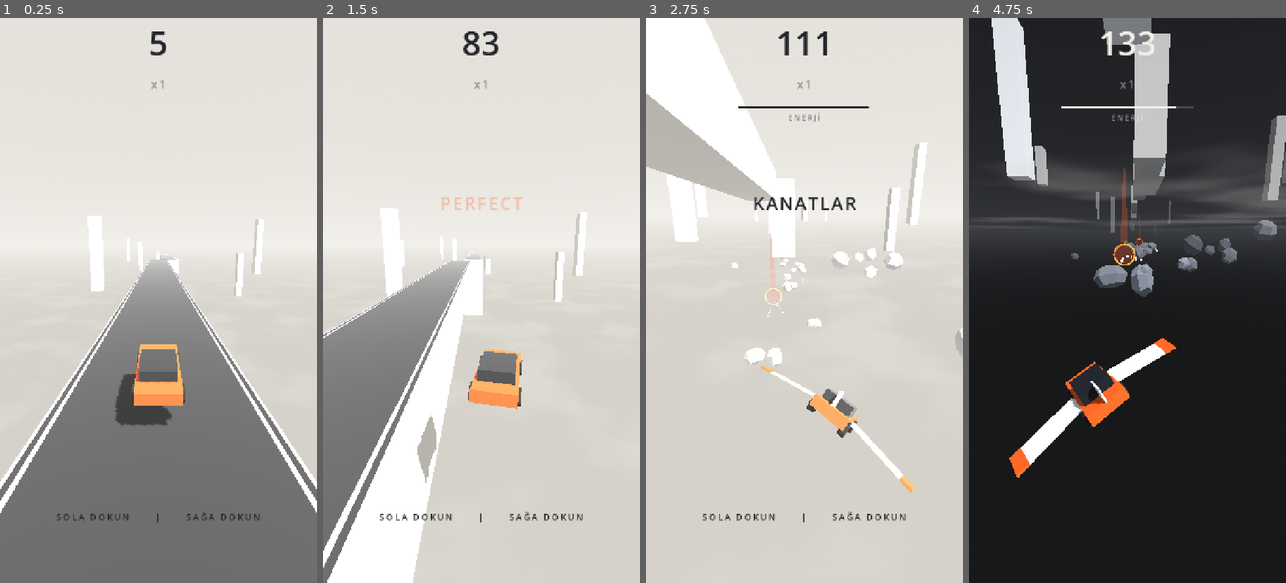
Above: before the commit, frames 1-4 (left to right).
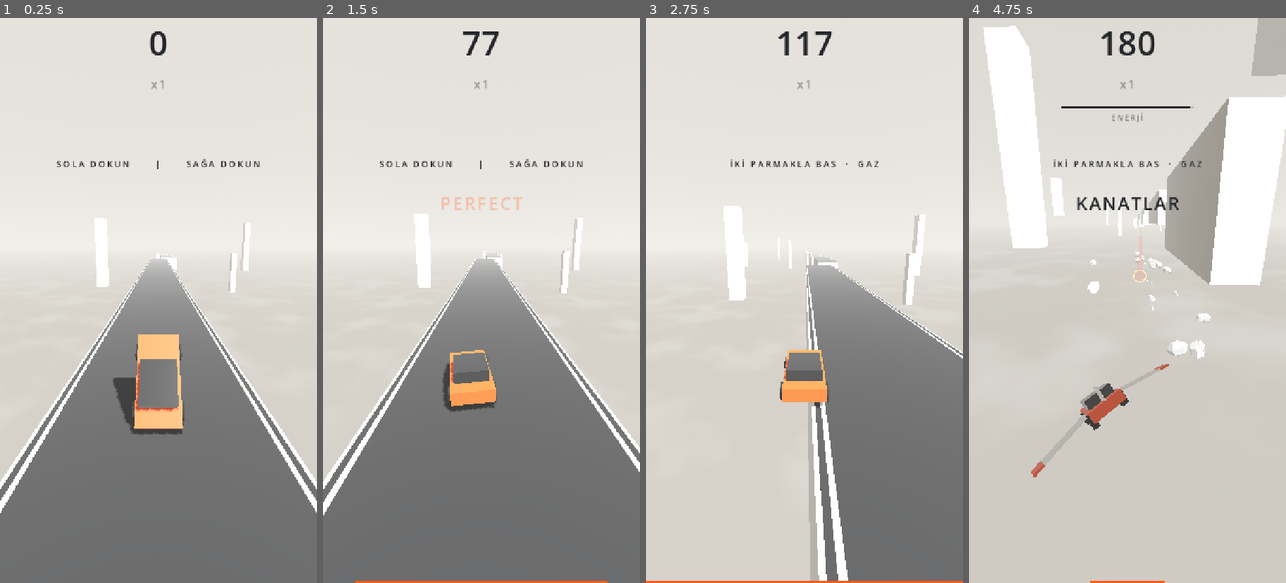
Above: after the commit, the same moments.

Repository: basarbellisan/Runny
Game: Godot game, scene res://scenes/main.tscn
Same seed, same stepped clock (60 frames per second), same inputs: the game is played once before the commit and once after it.
Inputs (mouse positions are in pixels of both pictures, inside the frame that each line leads up to):
- Up to frame 1 (0.25 s): no input
- Up to frame 2 (1.5 s): tap Enter at 0.5 s; move the mouse to (551, 272) at 0.52 s; hold D 0.53-1.25 s; hold Space 0.53-1.25 s; click (551, 272) at 0.67 s; drag from (418, 328) to (465, 413) at 1.27 s
- Up to frame 3 (2.75 s): move the mouse to (836, 176) at 2.02 s; hold D from 2.03 s (still down); hold Space from 2.03 s (still down); click (836, 176) at 2.17 s
- Up to frame 4 (4.75 s): release D at 2.75 s; release Space at 2.75 s; drag from (1111, 413) to (1032, 215) at 2.77 s; move the mouse to (1222, 385) at 3.52 s; hold A 3.53-4.25 s; hold Space 3.53-4.25 s; click (1222, 385) at 3.67 s; drag from (1032, 215) to (1079, 159) at 4.27 s

The runs differ from the first frame. In frame 1, 4.0% of the frame differs, in the area x 17-84%, y 2-90%; in frame 2, 46%; in frame 3, 40%; in frame 4, 100%, in the area x 0-100%, y 0-100%.

Commit message:
Gaz kontrolü ve patlama
- İki parmakla (iki yarıya birden) basınca gaz: ~0.7 sn'de tam güce
  çıkar, hızı %60'a kadar artırır; gaz verirken direksiyon çalışmaz.
  Havada araba kalkıştaki hızıyla uçar.
- Yol üretimi: her boşluk gazsız ulaşılamaz, tam gazla ulaşılır.
- Yolun ön yüzüne ya da kayaya çarpınca araba parçalara ayrılıp patlar
  (turuncu parlama, kamera sarsıntısı, patlama sesi) ve oyun biter.
- Uçarken gaz hızlandırır ama kanat enerjisini 2.5 kat hızlı harcar.
- Portal inişinden sonra gaza basmaya yetecek kadar yol bırakılır;
  uygun iniş yolu bulunamadığında portalın hiç çıkmaması düzeltildi.
- Arayüz: altta gaz çizgisi, ilk oyunlarda gaz ipucu.
- Test pilotu gaz kullanır; --noboost ile kuralın kendisi test edilir.

Co-Authored-By: Claude Opus 5.5 <noreply@anthropic.com>
Claude-Session: https://claude.ai/code/session_016S88RPn945sNcGg6oLe6PH

Diff:
--- a/scripts/audio.gd
+++ b/scripts/audio.gd
@@ -13,7 +13,7 @@
 	"crystal": preload("res://audio/sfx_crystal.wav"),
 	"portal": preload("res://audio/sfx_portal.wav"),
 	"fall": preload("res://audio/sfx_fall.wav"),
-	"crash": preload("res://audio/sfx_crash.wav"),
+	"explosion": preload("res://audio/sfx_explosion.wav"),
 	"energy_low": preload("res://audio/sfx_energy_low.wav"),
 	"game_over": preload("res://audio/sfx_game_over.wav"),
 }
@@ -83,11 +83,11 @@
 	var grounded := car.mode == Car.Mode.DRIVE and car.is_on_floor()
 	# Motor: hızla devir yükselir; havada tekerler boşta döner, devir fırlar
 	var engine_target := 0.0
-	var pitch_target := 0.75 + 0.6 * speed01
+	var pitch_target := 0.75 + 0.6 * speed01 + 0.35 * car.boost_level
 	var wind_target := 0.0
 	match car.mode:
 		Car.Mode.DRIVE:
-			engine_target = 1.0
+			engine_target = 1.0 + 0.4 * car.boost_level
 			if not grounded:
 				pitch_target += 0.22
 			wind_target = 0.2 + 0.3 * speed01
@@ -108,11 +108,13 @@
 		wind_target *= 0.3
 	_engine_level = move_toward(_engine_level, engine_target, delta * 3.0)
 	# Devir yükselişi hızlı, düşüşü daha yavaş: gaz verilmiş gibi
-	var rate := 2.5 if pitch_target > _engine_pitch else 1.2
+	var rate := 3.0 if pitch_target > _engine_pitch else 1.2
 	_engine_pitch = move_toward(_engine_pitch, pitch_target, delta * rate)
 	_road_level = move_toward(_road_level, (0.4 + 0.6 * speed01) if grounded and playing else 0.0, delta * 12.0)
 	_wind_level = move_toward(_wind_level, wind_target, delta * 1.5)
 	_engine.volume_db = engine_volume_db + linear_to_db(maxf(_engine_level, 0.001))
+	# Gazda devir yükselir; sınırı aşmasın
+	_engine_pitch = minf(_engine_pitch, 1.9)
 	_engine.pitch_scale = _engine_pitch
 	_road.volume_db = road_volume_db + linear_to_db(maxf(_road_level, 0.001))
 	_road.pitch_scale = 0.8 + 0.5 * speed01
--- a/scripts/autopilot.gd
+++ b/scripts/autopilot.gd
@@ -1,6 +1,8 @@
 class_name Autopilot
 extends RefCounted
 ## Test için otomatik sürücü.
+## Yolun sonuna yaklaşınca hizalanıp gaza basar. use_boost = false ise hiç
+## gaz vermez (her boşluğun gaz gerektirdiğini test etmek için).
 ## dive_interval > 0 ise, yolda bu kadar saniye gittikten sonra bilerek
 ## yoldan düşer; uçarken kayalardan kaçıp portala yönelir.
 
@@ -8,27 +10,30 @@
 var roads: RoadGenerator
 var lower: LowerLayer
 var dive_interval := 0.0
+var use_boost := true
 var _drive_time := 0.0
 var _diving := false
 var _dive_dir := 1.0
 
 
-func _init(p_car: Car, p_roads: RoadGenerator, p_lower: LowerLayer, p_dive_interval := 0.0) -> void:
+func _init(p_car: Car, p_roads: RoadGenerator, p_lower: LowerLayer, p_dive_interval := 0.0, p_use_boost := true) -> void:
 	car = p_car
 	roads = p_roads
 	lower = p_lower
 	dive_interval = p_dive_interval
+	use_boost = p_use_boost
 
 
-func steer() -> float:
+## x: direksiyon, y: gaz (Car._read_input ile aynı biçim)
+func input() -> Vector2:
 	if car.mode == Car.Mode.FLYING or car.mode == Car.Mode.FALLING:
 		_drive_time = 0.0
 		_diving = false
-		return _fly_steer()
-	return _drive_steer()
+		return Vector2(_fly_steer(), 0.0)
+	return _drive_input()
 
 
-func _drive_steer() -> float:
+func _drive_input() -> Vector2:
 	var pos := car.global_position
 	var current: RoadGenerator.Segment = roads.segment_under(pos) if car.is_on_floor() else null
 
@@ -39,7 +44,7 @@
 				_diving = true
 				_dive_dir = signf(pos.x - current.x) if pos.x != current.x else 1.0
 		if _diving:
-			return _dive_dir
+			return Vector2(_dive_dir, 0.0)
 
 	var target: RoadGenerator.Segment = null
 	for s in roads.main_segments_ahead(pos.z + 2.0):
@@ -49,12 +54,16 @@
 			target = s
 			break
 	if target == null:
-		return 0.0
+		return Vector2.ZERO
 	var aim := target.x
 	if current != null:
 		var lim := current.width * 0.5 - 1.2
 		aim = clampf(aim, current.x - lim, current.x + lim)
-	return _toward(aim - pos.x, 0.25)
+		# Yolun sonuna ~1.2 sn kala hizalıysak gaza bas
+		var time_to_edge := (pos.z - current.z_end) / maxf(car.forward_speed, 1.0)
+		if use_boost and time_to_edge < 1.2 and absf(aim - pos.x) < 1.5:
+			return Vector2(0.0, 1.0)
+	return Vector2(_toward(aim - pos.x, 0.25), 0.0)
 
 
 func _fly_steer() -> float:
--- a/scripts/car.gd
+++ b/scripts/car.gd
@@ -1,6 +1,7 @@
 class_name Car
 extends CharacterBody3D
-## Kendiliğinden ileri giden araba. Oyuncu sadece sağ/sol yapar.
+## Kendiliğinden ileri giden araba. Oyuncu sağ/sol yapar; iki parmakla
+## (iki yarıya birden) basınca gaz verir. Gaz verirken direksiyon çalışmaz.
 ##
 ## Modlar:
 ##  DRIVE   – üst katmanda yolda (yolun sonunda hızıyla havaya fırlar)
@@ -12,8 +13,8 @@
 signal landed(air_time: float)
 ## Yolun sonundan havaya fırladık
 signal jumped
-## Yolun ön yüzüne çarpıp geri sektik
-signal bumped
+## Bir yere çarpıp patladık
+signal exploded
 signal mode_changed(mode: Mode, previous: Mode)
 signal died(reason: String)
 
@@ -34,6 +35,15 @@
 @export var landing_assist := 6.0
 @export var assist_margin := 1.5
 
+@export_group("Gaz")
+## Tam gazda hız bu oran kadar artar
+@export var boost_bonus := 0.6
+## Gazın ekleyebileceği en fazla hız (m/s)
+@export var boost_max_extra := 20.0
+## Gazın tam güce çıkma ve sönme süreleri (sn)
+@export var boost_rise_time := 0.7
+@export var boost_fall_time := 1.2
+
 @export_group("Uçuş")
 ## Alt katmanın uçuş yüksekliği
 @export var flight_altitude := -55.0
@@ -53,7 +63,15 @@
 var alive: bool:
 	get:
 		return mode != Mode.DEAD
+## Temel hız (zamanla artar). Gerçek ileri hız için forward_speed
 var speed := 0.0
+## 0-1: gazın şu anki gücü
+var boost_level := 0.0
+## Oyuncu şu an gaza basıyor mu
+var boosting := false
+var forward_speed: float:
+	get:
+		return speed + boost_extra()
 var half_length := 1.8
 var roads: RoadGenerator
 var autopilot: Autopilot
@@ -62,7 +80,8 @@
 var _was_on_floor := true
 var _mode_time := 0.0
 var _has_wings := true
-var _tumble := false
+var _steer := 0.0
+var _debris: Array[Dictionary] = []
 var _launch_target := Vector3.ZERO
 var _launch_clear_y := 0.0
 var _default_mask := 1
@@ -101,6 +120,10 @@
 		return
 	_mode_time += delta
 	speed = minf(speed + acceleration * delta, max_speed)
+	var input := autopilot.input() if autopilot else _read_input()
+	_steer = input.x
+	boosting = input.y > 0.5
+	_update_boost(delta)
 	match mode:
 		Mode.DRIVE:
 			_drive(delta)
@@ -131,29 +154,40 @@
 	_set_mode(Mode.FALLING)
 
 
+## Gaz tam güçteyken eklenen hız (level verilirse o güçteki)
+func boost_extra(level := boost_level) -> float:
+	return minf(speed * boost_bonus, boost_max_extra) * level
+
+
+## Çarpıp patla: araba parçalara ayrılır, oyun biter
 func crash(reason: String) -> void:
-	_tumble = true
-	velocity = Vector3(velocity.x * 0.2, 4.0, velocity.z * -0.15)
+	if mode == Mode.DEAD:
+		return
+	_spawn_debris()
+	_body.visible = false
+	exploded.emit()
 	_die(reason)
 
 
 func _drive(delta: float) -> void:
 	var on_floor := is_on_floor()
 	var control := 1.0 if on_floor else air_control
-	velocity.x = move_toward(velocity.x, _steer_input() * steer_speed, steer_accel * control * delta)
-	if not on_floor:
+	velocity.x = move_toward(velocity.x, _steer * steer_speed, steer_accel * control * delta)
+	if on_floor:
+		velocity.z = -forward_speed
+	else:
+		# Havada araba kalkıştaki hızıyla uçar
 		velocity.y -= gravity * delta
 		air_time += delta
 		_apply_landing_assist(delta)
-	velocity.z = -speed
-
+
+	var forward_before := -velocity.z
 	move_and_slide()
 
-	if _hit_wall_front():
-		# Yolun ön yüzüne çarptık: geri sekip düşüyoruz
-		velocity = Vector3(velocity.x * 0.3, 3.0, 8.0)
-		bumped.emit()
-		_set_mode(Mode.FALLING)
+	# Yolun ön yüzüne çakıldık (yeterince gaz verilmedi). İleri hızın aniden
+	# kesilmesi de çarpma sayılır: köşeye değince normal çapraz gelebiliyor.
+	if _hit_wall_front() or -velocity.z < forward_before * 0.5:
+		crash("ÇAKILDIN!")
 		return
 
 	var now_on_floor := is_on_floor()
@@ -173,7 +207,7 @@
 
 func _falling(delta: float) -> void:
 	velocity.y -= gravity * delta
-	velocity.x = move_toward(velocity.x, _steer_input() * steer_speed, steer_accel * air_control * delta)
+	velocity.x = move_toward(velocity.x, _steer * steer_speed, steer_accel * air_control * delta)
 	velocity.z = move_toward(velocity.z, -speed, 25.0 * delta)
 	move_and_slide()
 	if is_on_floor():
@@ -188,9 +222,9 @@
 	var dy := flight_altitude - global_position.y
 	var diving := dy < -3.0
 	velocity.y = move_toward(velocity.y, clampf(dy * 2.0, -dive_speed, 8.0), 40.0 * delta)
-	var forward := speed * (dive_forward_scale if diving else 1.0)
+	var forward := speed * dive_forward_scale if diving else forward_speed
 	velocity.z = move_toward(velocity.z, -forward, 20.0 * delta)
-	velocity.x = move_toward(velocity.x, _steer_input() * steer_speed, flight_steer_accel * delta)
+	velocity.x = move_toward(velocity.x, _steer * steer_speed, flight_steer_accel * delta)
 	move_and_slide()
 	if is_on_floor():
 		_back_on_road()
@@ -240,27 +274,42 @@
 
 
 func _dead_motion(delta: float) -> void:
-	velocity.y -= gravity * delta
-	velocity.x = move_toward(velocity.x, 0.0, 5.0 * delta)
-	if _tumble:
-		_body.rotate_x(-4.0 * delta)
-	position += velocity * delta
-
-
-func _steer_input() -> float:
-	return autopilot.steer() if autopilot else _read_steer()
-
-
-func _read_steer() -> float:
-	var s := 0.0
-	if Input.is_key_pressed(KEY_A) or Input.is_key_pressed(KEY_LEFT):
-		s -= 1.0
-	if Input.is_key_pressed(KEY_D) or Input.is_key_pressed(KEY_RIGHT):
-		s += 1.0
+	if _debris.is_empty():
+		# Uçuruma düşüş: araba düşmeye devam eder
+		velocity.y -= gravity * delta
+		position += velocity * delta
+		return
+	for d in _debris:
+		var n: Node3D = d.node
+		d.vel.y -= gravity * delta
+		n.global_position += d.vel * delta
+		n.rotate(d.axis, d.spin * delta)
+
+
+## Yerde ve uçarken basılı tuttukça gaz dolar; yoldan havalanınca olduğu gibi kalır
+func _update_boost(delta: float) -> void:
+	if mode == Mode.DRIVE and not is_on_floor():
+		return
+	if boosting and (mode == Mode.DRIVE or mode == Mode.FLYING):
+		boost_level = minf(boost_level + delta / boost_rise_time, 1.0)
+	else:
+		boost_level = maxf(boost_level - delta / boost_fall_time, 0.0)
+
+
+## x: direksiyon (-1..1), y: gaz (0/1). İki yarıya birden basmak = gaz.
+func _read_input() -> Vector2:
+	var left := Input.is_key_pressed(KEY_A) or Input.is_key_pressed(KEY_LEFT)
+	var right := Input.is_key_pressed(KEY_D) or Input.is_key_pressed(KEY_RIGHT)
+	var gas := Input.is_key_pressed(KEY_W) or Input.is_key_pressed(KEY_UP) or Input.is_key_pressed(KEY_SPACE)
 	var half := get_viewport().get_visible_rect().size.x * 0.5
 	for x in _touches.values():
-		s += -1.0 if x < half else 1.0
-	return clampf(s, -1.0, 1.0)
+		if x < half:
+			left = true
+		else:
+			right = true
+	if gas or (left and right):
+		return Vector2(0.0, 1.0)
+	return Vector2(float(right) - float(left), 0.0)
 
 
 func _hit_wall_front() -> bool:
@@ -279,7 +328,7 @@
 		if s.z_end >= pos.z or s.top >= pos.y - 0.05:
 			continue
 		var t := _time_to_fall_to(s.top)
-		var land := pos + Vector3(velocity.x * t, 0, -speed * t)
+		var land := pos + Vector3(velocity.x * t, 0, velocity.z * t)
 		if land.z > s.z_start or land.z < s.z_end:
 			continue
 		var outside := absf(land.x - s.x) - s.width * 0.5
@@ -334,3 +383,50 @@
 		_wing_tween.chain().tween_callback(func():
 			for n: Node3D in targets:
 				n.visible = false)
+
+
+## Patlama: araba renklerinde küçük parçalar ve turuncu bir parlama
+func _spawn_debris() -> void:
+	var mats: Array[Material] = []
+	for path in ["Body/Chassis", "Body/Cabin", "Body/WheelFL"]:
+		mats.append((get_node(path) as MeshInstance3D).mesh.surface_get_material(0))
+	var origin := global_position + Vector3(0, 0.6, 0)
+	for i in 16:
+		var piece := MeshInstance3D.new()
+		var box := BoxMesh.new()
+		box.size = Vector3(randf_range(0.2, 0.7), randf_range(0.15, 0.5), randf_range(0.2, 0.8))
+		piece.mesh = box
+		piece.material_override = mats[i % mats.size()]
+		piece.top_level = true
+		add_child(piece)
+		piece.global_position = origin + Vector3(randf_range(-0.8, 0.8), randf_range(-0.3, 0.4), randf_range(-1.5, 1.5))
+		_debris.append({
+			"node": piece,
+			"vel": Vector3(randf_range(-7, 7), randf_range(3, 11), randf_range(-2, 9)),
+			"axis": (Vector3(randf(), randf(), randf()) + Vector3(0.1, 0, 0)).normalized(),
+			"spin": randf_range(4, 12),
+		})
+	var flash_mat := StandardMaterial3D.new()
+	flash_mat.shading_mode = BaseMaterial3D.SHADING_MODE_UNSHADED
+	flash_mat.transparency = BaseMaterial3D.TRANSPARENCY_ALPHA
+	flash_mat.albedo_color = Color(Palette.ACCENT, 0.9)
+	var flash := MeshInstance3D.new()
+	var ball := SphereMesh.new()
+	ball.radial_segments = 8
+	ball.rings = 4
+	flash.mesh = ball
+	flash.material_override = flash_mat
+	flash.top_level = true
+	add_child(flash)
+	flash.global_position = origin
+	var light := OmniLight3D.new()
+	light.light_color = Palette.ACCENT
+	light.light_energy = 6.0
+	light.omni_range = 14.0
+	light.top_level = true
+	add_child(light)
+	light.global_position = origin + Vector3(0, 1, 0)
+	var tw := create_tween().set_parallel()
+	tw.tween_property(flash, "scale", Vector3.ONE * 7.0, 0.35).set_trans(Tween.TRANS_EXPO).set_ease(Tween.EASE_OUT)
+	tw.tween_property(flash_mat, "albedo_color:a", 0.0, 0.35)
+	tw.tween_property(light, "light_energy", 0.0, 0.5)
--- a/scripts/follow_camera.gd
+++ b/scripts/follow_camera.gd
@@ -10,6 +10,7 @@
 
 var _target: Car
 var _base_fov := 0.0
+var _trauma := 0.0
 
 
 func _ready() -> void:
@@ -29,8 +30,17 @@
 		var k := follow_y + absf(_target.velocity.y) * 0.15
 		p.y = lerpf(p.y, t.y + offset.y, 1.0 - exp(-k * delta))
 		global_position = p
-		var want_fov := _base_fov + (_target.speed - _target.start_speed) * fov_per_speed
+		var want_fov := _base_fov + (_target.forward_speed - _target.start_speed) * fov_per_speed
 		fov = lerpf(fov, want_fov, 1.0 - exp(-2.0 * delta))
 		look_at(Vector3(lerpf(p.x, t.x, 0.6), t.y - 1.0, t.z - look_ahead))
 	else:
 		look_at(t)
+	# Sarsıntı: hızla söner
+	_trauma = maxf(_trauma - delta * 1.8, 0.0)
+	var k := _trauma * _trauma
+	h_offset = randf_range(-1.0, 1.0) * 0.6 * k
+	v_offset = randf_range(-1.0, 1.0) * 0.6 * k
+
+
+func shake(amount: float) -> void:
+	_trauma = clampf(_trauma + amount, 0.0, 1.0)
--- a/scripts/game.gd
+++ b/scripts/game.gd
@@ -12,6 +12,10 @@
 ## Uçarken saniyede harcanan kanat enerjisi
 const ENERGY_DRAIN := 6.0
 const CRYSTAL_ENERGY := 15.0
+## Uçarken gaza basılırsa enerji bu kat hızlı harcanır
+const BOOST_DRAIN_FACTOR := 2.5
+## Oyuncu bu kadar başarılı inişe ulaşana kadar gaz ipucu gösterilir
+const TUTORIAL_LANDINGS := 5
 ## İki katmanı ayıran bulut tabakasının yüksekliği
 const CLOUD_LAYER_Y := -42.0
 ## Ortam renkleri bu yükseklikler arasında üst katmandan alt katmana geçer
@@ -54,6 +58,8 @@
 var _over_time := 0.0
 var _mood := -1.0
 var _energy_warned := false
+var _landings_total := 0
+var _hint_shown := false
 var _start_z := 0.0
 var _stats := {"falls": 0, "returns": 0, "crystals": 0}
 var _args := {}
@@ -64,17 +70,18 @@
 	var seed_value := int(_args.get("seed", "-1"))
 	car.roads = roads
 	if _args.has("autopilot"):
-		car.autopilot = Autopilot.new(car, roads, lower, float(_args.get("dive", "0")))
+		car.autopilot = Autopilot.new(car, roads, lower, float(_args.get("dive", "0")), not _args.has("noboost"))
 	car.landed.connect(_on_landed)
 	car.mode_changed.connect(_on_mode_changed)
 	car.died.connect(_on_game_over)
 	car.jumped.connect(Audio.play.bind("jump", -6.0))
-	car.bumped.connect(Audio.play.bind("crash", -8.0, 1.3))
+	car.exploded.connect(_on_exploded)
 	lower.setup(car, roads, seed_value)
 	lower.crystal_collected.connect(_on_crystal)
 	lower.rock_hit.connect(_on_rock_hit)
 	lower.portal_entered.connect(_on_portal)
 	_start_z = car.global_position.z
+	_landings_total = int(_load_save().get_value("tutorial", "landings", 0))
 	roads.start(car, seed_value)
 	_apply_mood(0.0)
 
@@ -96,7 +103,7 @@
 				hud.popup("x%d" % multiplier)
 				Audio.play("multiplier")
 		Car.Mode.FLYING:
-			energy -= ENERGY_DRAIN * delta
+			energy -= ENERGY_DRAIN * delta * (BOOST_DRAIN_FACTOR if car.boosting else 1.0)
 			if energy < MAX_ENERGY * 0.3 and not _energy_warned:
 				_energy_warned = true
 				Audio.play("energy_low")
@@ -108,6 +115,8 @@
 
 	hud.set_score(int(score), multiplier)
 	hud.set_energy(energy / MAX_ENERGY)
+	hud.set_boost(car.boost_level)
+	_update_hint()
 	clouds.position = Vector3(car.global_position.x, CLOUD_LAYER_Y, car.global_position.z)
 
 
@@ -166,6 +175,7 @@
 		return
 	if air_time < 0.3:
 		return
+	_landings_total += 1
 	Audio.touchdown(clampf(air_time / 0.8, 0.6, 1.3))
 	var seg := roads.segment_under(car.global_position)
 	if seg == null:
@@ -177,6 +187,27 @@
 		Audio.play("perfect", -2.0)
 
 
+func _on_exploded() -> void:
+	Audio.play("explosion")
+	$Camera.shake(1.0)
+
+
+## İlk yolun sonuna yaklaşırken, oyuncu gazı öğrenene kadar ipucu göster
+func _update_hint() -> void:
+	if _hint_shown or _landings_total >= TUTORIAL_LANDINGS or car.mode != Car.Mode.DRIVE:
+		return
+	var seg := roads.segment_under(car.global_position)
+	if seg and (car.global_position.z - seg.z_end) / car.forward_speed < 2.2:
+		_hint_shown = true
+		hud.hint("İKİ PARMAKLA BAS  ·  GAZ", 2.2)
+
+
+func _load_save() -> ConfigFile:
+	var cfg := ConfigFile.new()
+	cfg.load(SAVE_PATH)
+	return cfg
+
+
 func _on_crystal() -> void:
 	energy = minf(energy + CRYSTAL_ENERGY, MAX_ENERGY)
 	score += CRYSTAL_BONUS
@@ -186,7 +217,6 @@
 
 func _on_rock_hit() -> void:
 	if car.mode == Car.Mode.FLYING:
-		Audio.play("crash")
 		car.crash("KAYAYA ÇARPTIN!")
 
 
@@ -199,15 +229,15 @@
 	game_over = true
 	hud.show_energy(false)
 	var final := int(score)
-	var best := final
-	var cfg := ConfigFile.new()
-	if cfg.load(SAVE_PATH) == OK:
-		best = maxi(best, int(cfg.get_value("score", "best", 0)))
+	var cfg := _load_save()
+	var best := maxi(final, int(cfg.get_value("score", "best", 0)))
 	cfg.set_value("score", "best", best)
+	cfg.set_value("tutorial", "landings", _landings_total)
 	cfg.save(SAVE_PATH)
-	hud.show_game_over(reason, final, best)
-	get_tree().create_timer(0.6).timeout.connect(Audio.play.bind("game_over"))
-	print("GAME_OVER reason=%s %s" % [reason, _stats_text()])
+	# Patlamanın görülmesi için oyun sonu ekranı biraz gecikmeli gelir
+	get_tree().create_timer(1.0).timeout.connect(hud.show_game_over.bind(reason, final, best))
+	get_tree().create_timer(1.0).timeout.connect(Audio.play.bind("game_over"))
+	print("GAME_OVER reason=%s %s frame=%d" % [reason, _stats_text(), Engine.get_process_frames()])
 	if car.autopilot:
 		print("  car pos=%v vel=%v mode_time=%.2f" % [car.global_position, car.velocity, car._mode_time])
 		for r in lower.rocks:
@@ -216,7 +246,7 @@
 
 
 func _unhandled_input(event: InputEvent) -> void:
-	if not game_over or _over_time < 0.8:
+	if not game_over or _over_time < 1.6:
 		return
 	var tapped: bool = event is InputEventScreenTouch and event.pressed
 	var key: bool = event is InputEventKey and event.pressed and not event.echo
--- a/scripts/hud.gd
+++ b/scripts/hud.gd
@@ -13,6 +13,8 @@
 var _energy: Control
 var _energy_back: ColorRect
 var _energy_fill: ColorRect
+var _boost_fill: ColorRect
+var _hint_tween: Tween
 var _over: Control
 var _over_bg: ColorRect
 var _over_reason: Label
@@ -32,14 +34,22 @@
 	_mult = _make_label(26, Vector2(0, 150), true)
 	_popup = _make_label(40, Vector2(0, 420), true)
 	_popup.modulate.a = 0.0
-	_hint = _make_label(20, Vector2(0, 1130), true)
-	_hint.text = "SOLA DOKUN      |      SAĞA DOKUN"
+	_hint = _make_label(20, Vector2(0, 330), true)
 	_build_energy_bar()
 	_build_game_over()
+	# Gaz göstergesi: ekranın en altında ortadan iki yana açılan ince çizgi
+	_boost_fill = ColorRect.new()
+	_boost_fill.mouse_filter = Control.MOUSE_FILTER_IGNORE
+	_boost_fill.color = Palette.ACCENT
+	add_child(_boost_fill)
+	_boost_fill.anchor_left = 0.5
+	_boost_fill.anchor_right = 0.5
+	_boost_fill.anchor_top = 1.0
+	_boost_fill.anchor_bottom = 1.0
+	_boost_fill.offset_top = -6
+	set_boost(0.0)
 	set_mood(0.0)
-	var tw := create_tween()
-	tw.tween_interval(3.0)
-	tw.tween_property(_hint, "modulate:a", 0.0, 1.0)
+	hint("SOLA DOKUN      |      SAĞA DOKUN", 3.0)
 
 
 ## Ekranın üstünden y kadar aşağıda, yatayda ortalı yazı
@@ -118,6 +128,24 @@
 	set_energy(_energy_fraction)
 
 
+## Alt kısımda bir süre görünen ipucu yazısı
+func hint(text: String, duration: float) -> void:
+	_hint.text = text
+	_hint.modulate.a = 1.0
+	if _hint_tween:
+		_hint_tween.kill()
+	_hint_tween = create_tween()
+	_hint_tween.tween_interval(duration)
+	_hint_tween.tween_property(_hint, "modulate:a", 0.0, 0.8)
+
+
+func set_boost(level: float) -> void:
+	var half := 360.0 * level
+	_boost_fill.offset_left = -half
+	_boost_fill.offset_right = half
+	_boost_fill.visible = level > 0.01
+
+
 func show_energy(visible_: bool) -> void:
 	_energy.visible = visible_
 
--- a/scripts/lower_layer.gd
+++ b/scripts/lower_layer.gd
@@ -141,7 +141,9 @@
 ## Portal yolların hizasından yana kaydırılır ki araba yükselirken yollara girmesin.
 func _plan_portal(z_desired: float) -> Portal:
 	var v := roads.estimate_speed(car.global_position.z - z_desired)
-	var landing := roads.find_landing(z_desired - v * launch_time)
+	# İnişten sonra hizalanıp gaza basmaya yetecek kadar yol kalsın (~1.8 sn)
+	var v_boost := v + car.boost_extra(1.0)
+	var landing := roads.find_landing(z_desired - v * launch_time, 12.0, v_boost * 1.8 + 10.0)
 	if landing.is_empty():
 		return null
 	var seg: RoadGenerator.Segment = landing.seg
--- a/scripts/road_generator.gd
+++ b/scripts/road_generator.gd
@@ -125,18 +125,19 @@
 ## sonundan en az margin_end içeride kalan bir iniş noktası döndürür:
 ## { "seg": Segment, "z": float }
 func find_landing(z: float, margin_start := 12.0, margin_end := 25.0) -> Dictionary:
-	generate_until(z - 250.0)
-	for s in segments:
-		if not s.main:
-			continue
-		var near := s.z_start - margin_start
-		var far := s.z_end + margin_end
-		if near <= far:
-			continue
-		if z <= near and z >= far:
-			return {"seg": s, "z": z}
-		if z > near:
-			return {"seg": s, "z": near}
+	# Uygun yol bulunana kadar ileriye doğru yol üretmeye devam et
+	var horizon := z - 250.0
+	while horizon > z - 2000.0:
+		generate_until(horizon)
+		for s in segments:
+			if not s.main:
+				continue
+			var near := s.z_start - margin_start
+			var far := s.z_end + margin_end
+			if near <= far or far > z:
+				continue
+			return {"seg": s, "z": minf(z, near)}
+		horizon -= 250.0
 	return {}
 
 
@@ -182,20 +183,19 @@
 		dh = _rng.randf_range(-3.0, max_up)
 
 	# Araba, arka ucu yoldan çıkınca havalanır; o anda ön ucu kenardan
-	# bir araba boyu ileridedir. Boşluk, ön uç yeni yolun hizasına
-	# vardığında araba yeterince yüksekte olacak ve iniş yolun üstüne
-	# denk gelecek şekilde seçilir.
+	# bir araba boyu ileridedir. Boşluk, gazsız ulaşılamayacak (ön yüze
+	# çakılır) ama tam gazla iniş yolun üstüne denk gelecek şekilde seçilir.
 	var car_len := car.half_length * 2.0
-	var t_rise := _rise_time(dh)
+	var v_boost := v + minf(v * car.boost_bonus, car.boost_max_extra)
 	var t := _flight_time(dh)
-	var min_gap := car_len + 2.0 + (v * t_rise if dh > 0.0 else 0.0)
-	var max_gap := car_len + v * t - 4.0
+	var min_gap := _min_gap(dh, v, v_boost, car_len)
+	var max_gap := car_len + v_boost * t - 2.5
 	if max_gap < min_gap:
 		dh = minf(dh, 0.0)
 		t = _flight_time(dh)
-		min_gap = car_len + 2.0
-		max_gap = car_len + v * t - 4.0
-	var gap := lerpf(min_gap, maxf(max_gap, min_gap), _rng.randf_range(0.1, 0.8))
+		min_gap = _min_gap(dh, v, v_boost, car_len)
+		max_gap = car_len + v_boost * t - 2.5
+	var gap := lerpf(min_gap, maxf(max_gap, min_gap), _rng.randf_range(0.1, 0.85))
 
 	var width := _rng.randf_range(
 		lerpf(min_width.y, min_width.x, difficulty),
@@ -213,6 +213,15 @@
 		_add_side_road(seg)
 	_add_decor(seg)
 	return seg
+
+
+## Gazsız ulaşılamayan en kısa boşluk. Yukarı basamakta tam gazla bile
+## ön uç, araba yeterince yükselmeden yolun hizasına varmamalı.
+func _min_gap(dh: float, v: float, v_boost: float, car_len: float) -> float:
+	var gap := car_len + v * _flight_time(dh) + 1.5
+	if dh > 0.0:
+		gap = maxf(gap, car_len + v_boost * _rise_time(dh) + 1.0)
+	return gap
 
 
 ## Kenardan kalkıştan, dh yüksekliğine inene kadar geçen süre
Not shown, removed: audio/sfx_crash.wav.import
Not shown, added: audio/sfx_explosion.wav.import
Not shown, changed: README.md
Not shown, changed: audio/loop_engine.ogg
Not shown, changed: audio/loop_road.ogg
Not shown, changed: audio/loop_wind.ogg
Not shown, changed: audio/music_lower.ogg
Not shown, changed: audio/music_upper.ogg
Not shown, removed: audio/sfx_crash.wav
Not shown, changed: audio/sfx_energy_low.wav
Not shown, added: audio/sfx_explosion.wav
Not shown, changed: audio/sfx_game_over.wav
(and 1 more such lines)
